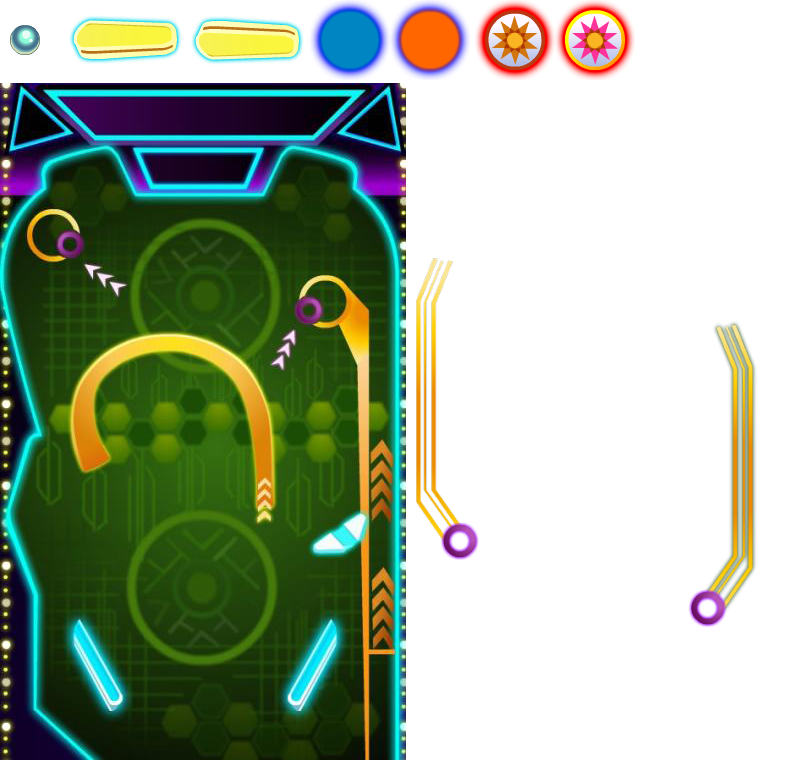
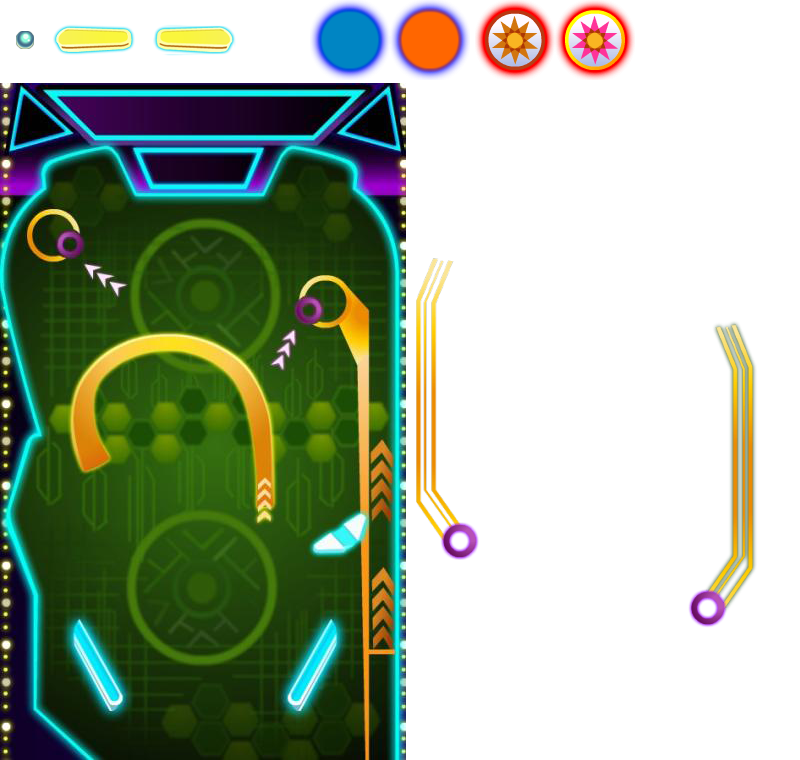
The second (800, 760) image is a revision of the first. Changes to its layers:
painted on "Left" over [53, 15, 182, 64]
painted on "Right" over [153, 16, 304, 65]
painted on "Ball" over [10, 25, 40, 55]
hid "Background" (2nd of 2) over [10, 15, 304, 65]
